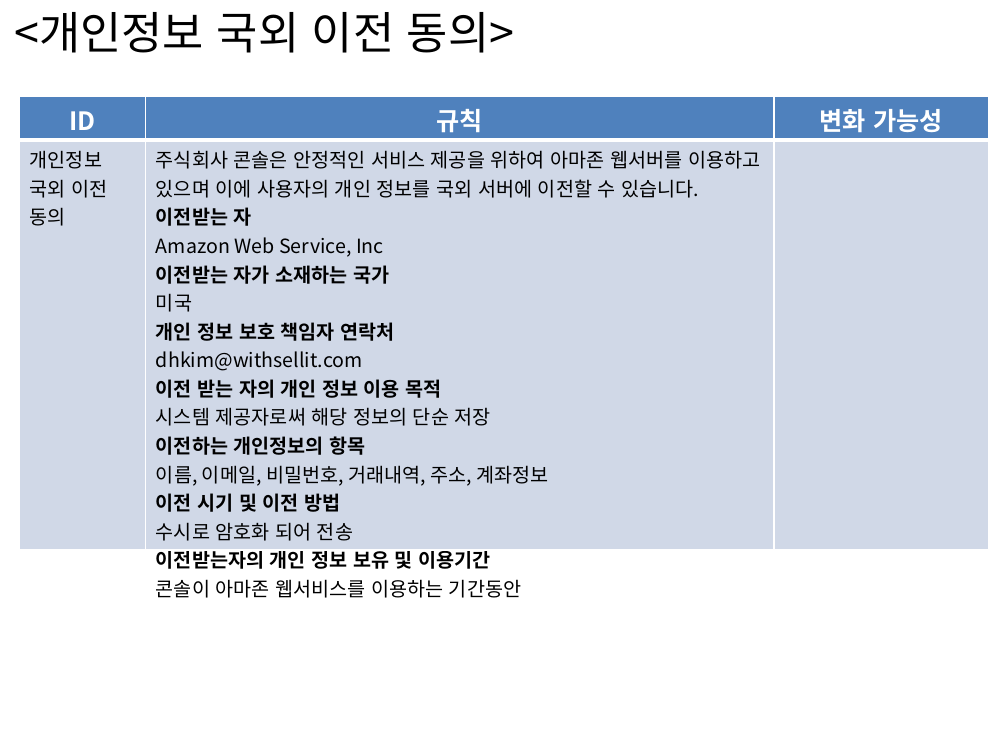
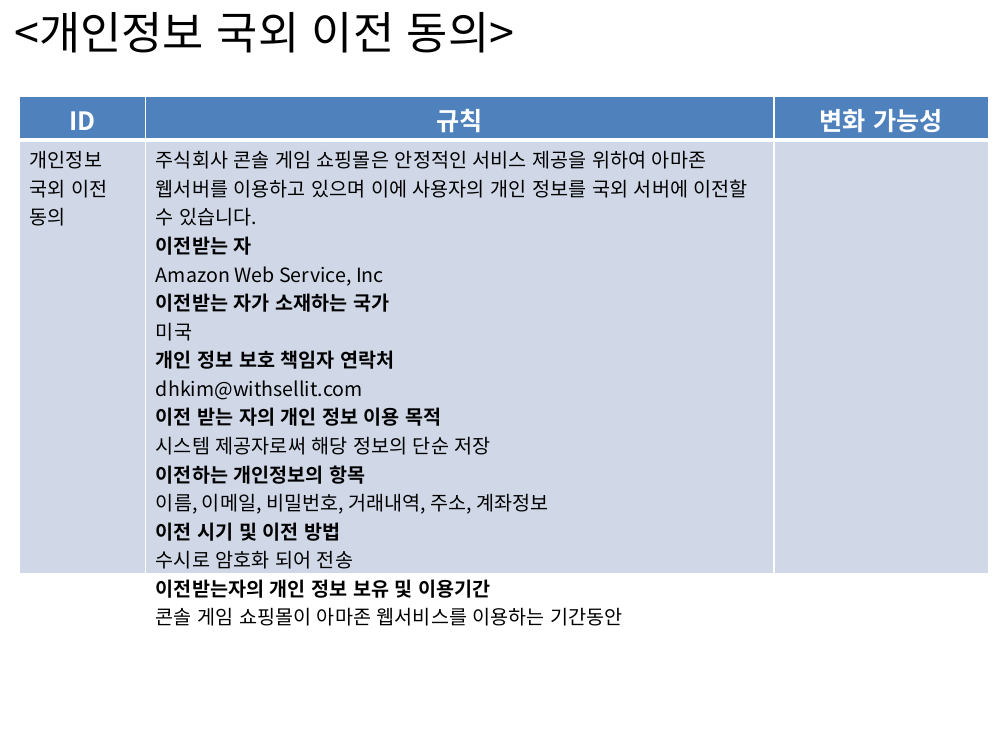
Before and after one commit to Jung-hyeon-Park/portfolio_actifact, a slide deck: slide 33 of 0. 기타/SW아키텍처+비전+수립+-+비즈니스룰+-+_박범진, 박정현.pptx. Drawn at 1008x756 pixels with LibreOffice and Linux fonts; fonts in the diff are those of the drawing. Boxes give left, top, right and bottom in pixels: in the first picture for what was removed or moved away, otherwise in the second. Text is boxed around its words. In the diff, an @@ line names an element or a change of style, - is before the commit and + after.

```diff
--- a/0. 기타/SW아키텍처+비전+수립+-+비즈니스룰+-+_박범진, 박정현.pptx
+++ b/0. 기타/SW아키텍처+비전+수립+-+비즈니스룰+-+_박범진, 박정현.pptx
@@ table at [20,97,989,630] @@
-row 2, column 2: 주식회사 콘솔은 안정적인 서비스 제공을 위하여 아마존 웹서버를 이용하고 있으며 이에 사용자의 개인 정보를 국외 서버에 이전할 수 있습니다. / 이전받는 자 / Amazon Web Service, Inc / 이전받는 자가 소재하는 국가 / 미국 / 개인 정보 보호 책임자 연락처 / dhkim@withsellit.com / 이전 받는 자의 개인 정보 이용 목적 / 시스템 제공자로써 해당 정보의 단순 저장 / 이전하는 개인정보의 항목 / 이름, 이메일, 비밀번호, 거래내역, 주소, 계좌정보 / 이전 시기 및 이전 방법 / 수시로 암호화 되어 전송 / 이전받는자의 개인 정보 보유 및 이용기간 / 콘솔이 아마존 웹서비스를 이용하는 기간동안
+row 2, column 2: 주식회사 콘솔 게임 쇼핑몰은 안정적인 서비스 제공을 위하여 아마존 웹서버를 이용하고 있으며 이에 사용자의 개인 정보를 국외 서버에 이전할 수 있습니다. / 이전받는 자 / Amazon Web Service, Inc / 이전받는 자가 소재하는 국가 / 미국 / 개인 정보 보호 책임자 연락처 / dhkim@withsellit.com / 이전 받는 자의 개인 정보 이용 목적 / 시스템 제공자로써 해당 정보의 단순 저장 / 이전하는 개인정보의 항목 / 이름, 이메일, 비밀번호, 거래내역, 주소, 계좌정보 / 이전 시기 및 이전 방법 / 수시로 암호화 되어 전송 / 이전받는자의 개인 정보 보유 및 이용기간 / 콘솔 게임 쇼핑몰이 아마존 웹서비스를 이용하는 기간동안
```
Also in this commit, not shown: 12 other slides changed, 5 other files.
